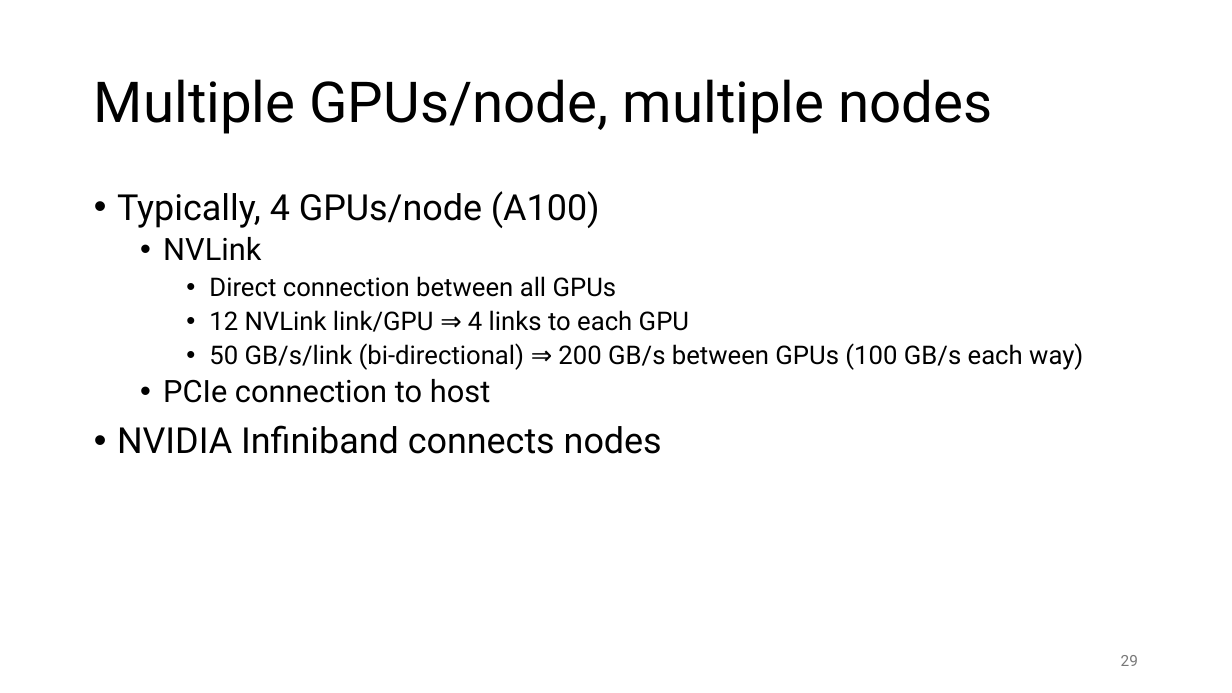
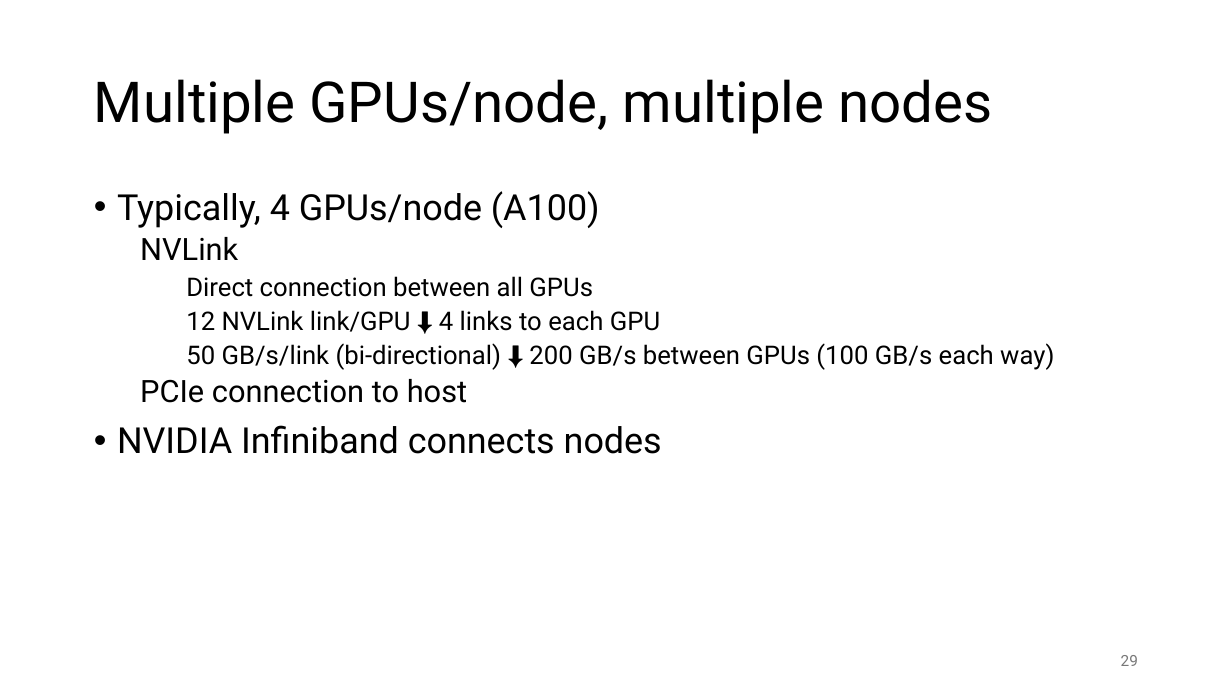
Before and after one commit to gjbex/GPU-programming, a slide deck: slide 29 of gpu_programming.pptx. Drawn at 1232x693 pixels with LibreOffice and Linux fonts; fonts in the diff are those of the drawing. Boxes give left, top, right and bottom in pixels: in the first picture for what was removed or moved away, otherwise in the second. Text is boxed around its words. In the diff, an @@ line names an element or a change of style, - is before the commit and + after.

```diff
--- a/gpu_programming.pptx
+++ b/gpu_programming.pptx
@@ text at (x1=140, y1=237, x2=593, y2=403): bullet • to none @@
@@ text at (x1=186, y1=310, x2=1054, y2=370): text changed @@
-    • 12 NVLink link/GPU ⇒ 4 links to each GPU
-    • 50 GB/s/link (bi-directional) ⇒ 200 GB/s between GPUs (100 GB/s each way)
+    12 NVLink link/GPU ⬇ 4 links to each GPU
+    50 GB/s/link (bi-directional) ⬇ 200 GB/s between GPUs (100 GB/s each way)
```
Also in this commit, not shown: 23 other slides changed, 5 slides added.
